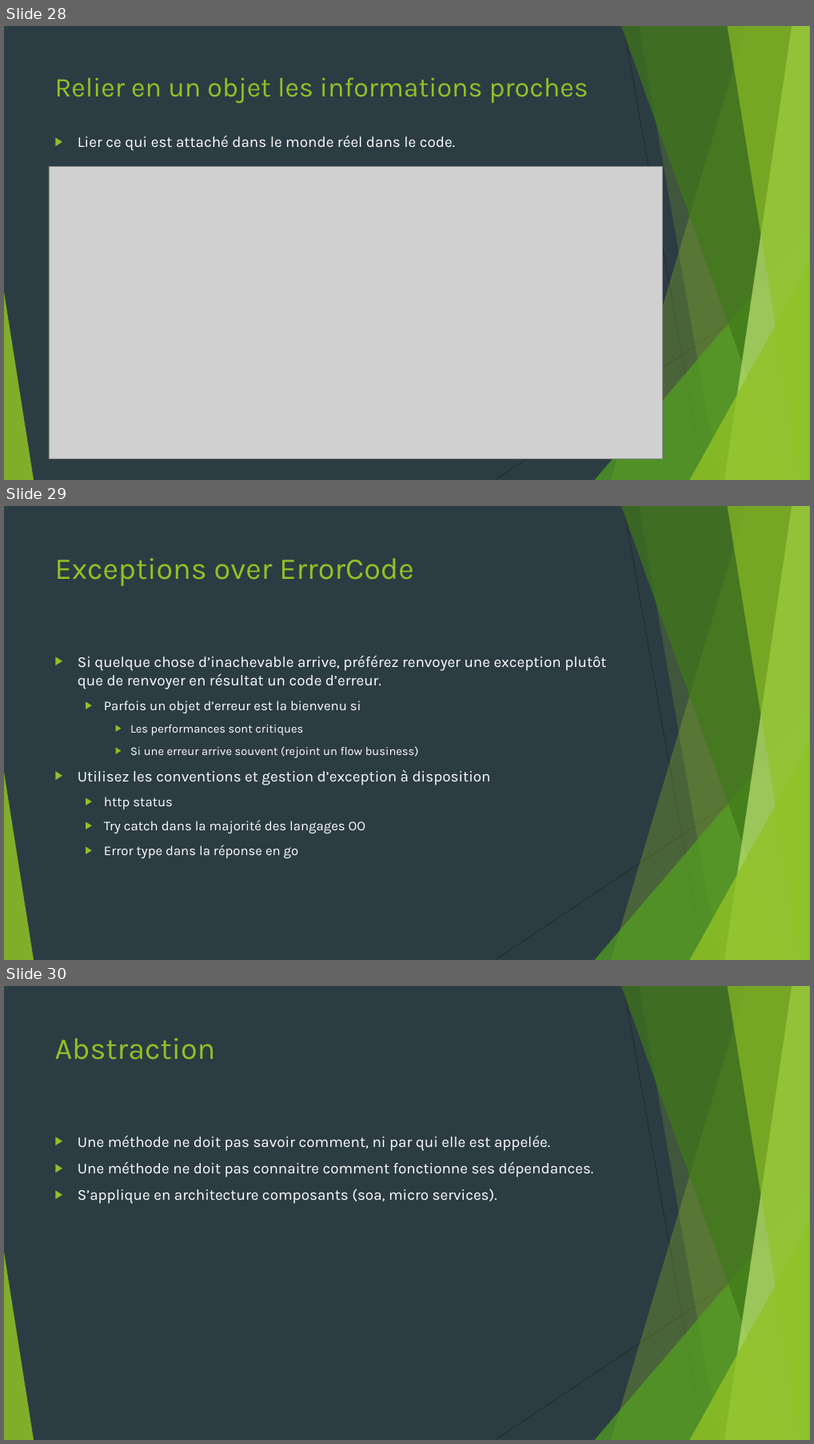
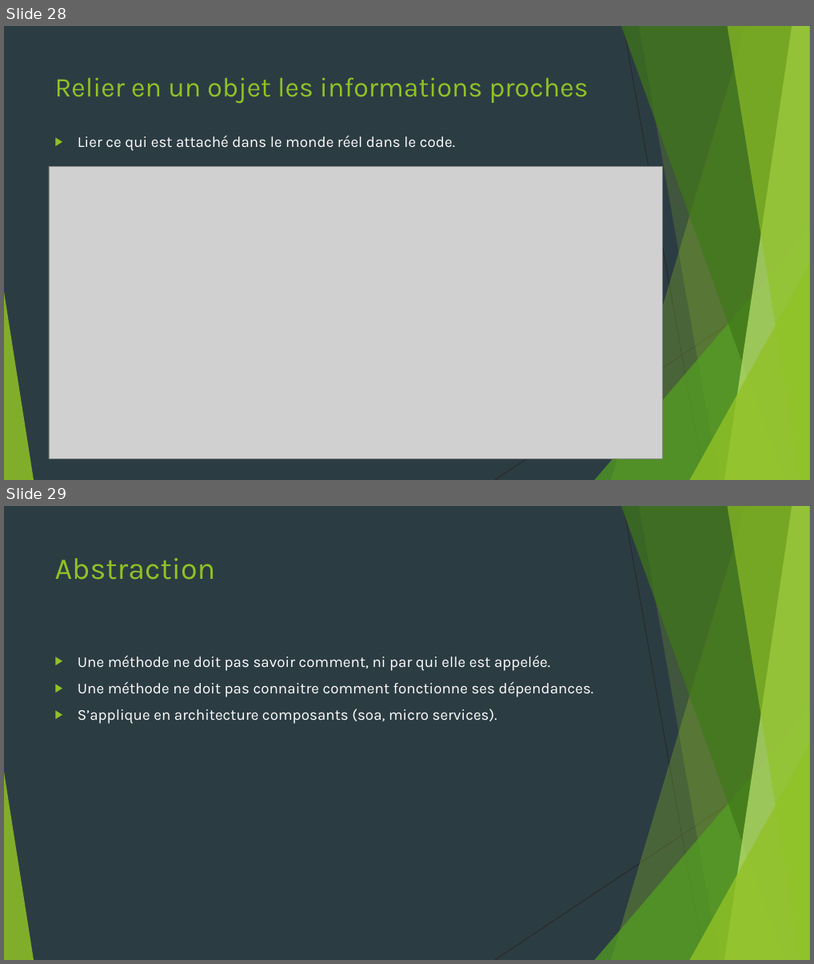
Before and after one commit to worming004/SimpleIsNotEasy, a slide deck: PPT/Easy != Simple.pptx. Shown one above the other, each under a label of ours: slides 28, 29 and 30 before the commit, slides 28 and 29 after it. The pictures are 814x1444 and 814x964 pixels, drawn with LibreOffice and Linux fonts; fonts in the diff are those of the drawing; grey boxes stand for pictures. Boxes give left, top, right and bottom in pixels: in the first picture for what was removed or moved away, otherwise in the second. Text is boxed around its words. In the diff, an @@ line names an element or a change of style, - is before the commit and + after.

```diff
--- a/PPT/Easy != Simple.pptx
+++ b/PPT/Easy != Simple.pptx
@@ slide 29 removed at (4, 506, 810, 960), background #2C3C43; not listed: 10 template elements that a slide beside it also shows @@
@@ title removed at (55, 558, 414, 586) @@
-Exceptions over ErrorCode
@@ text removed at (78, 655, 606, 858) @@
-▶ Si quelque chose d’inachevable arrive, préférez renvoyer une exception plutôt que de renvoyer en résultat un code d’erreur.
-  ▶ Parfois un objet d’erreur est la bienvenu si
-    ▶ Les performances sont critiques
-    ▶ Si une erreur arrive souvent (rejoint un flow business)
-▶ Utilisez les conventions et gestion d’exception à disposition
-  ▶ http status
-  ▶ Try catch dans la majorité des langages OO
-  ▶ Error type dans la réponse en go
@@ what was slide 30 is now slide 29 @@
```
Also in this commit, not shown: 2 slides changed, 4 other files.
